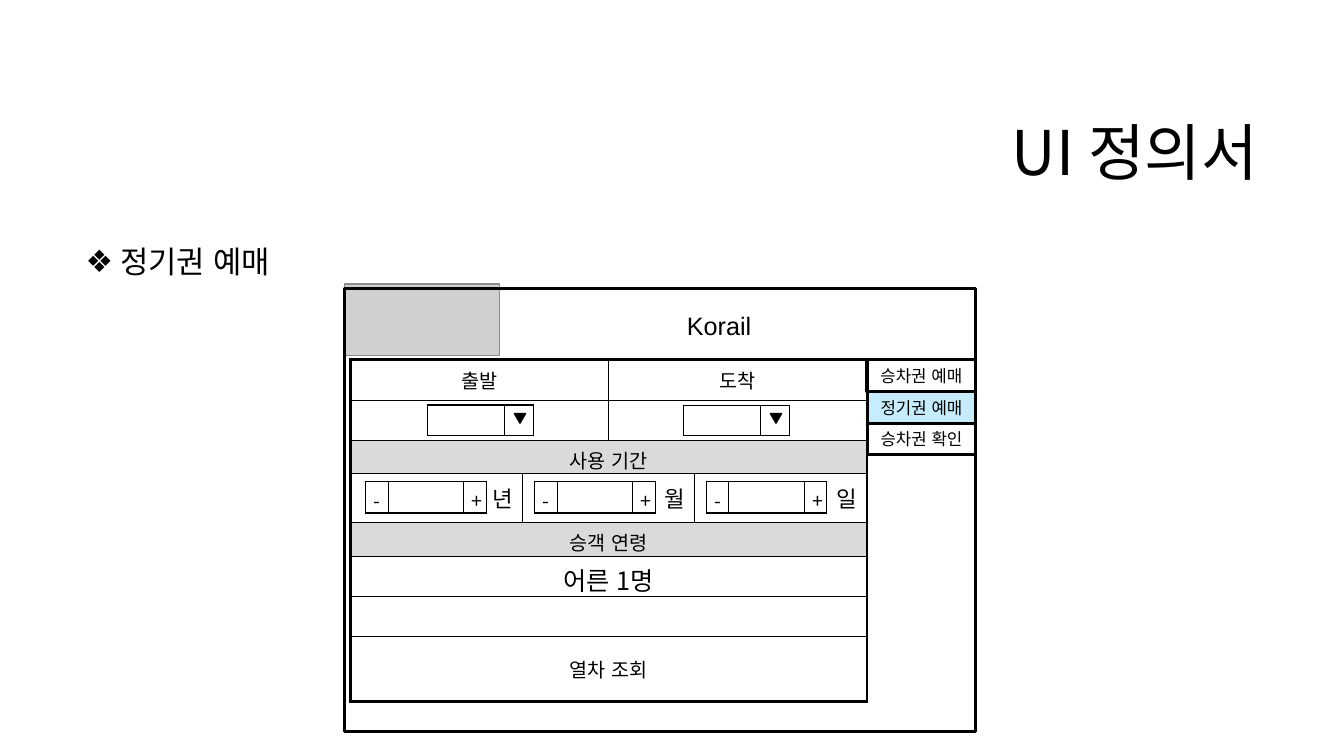
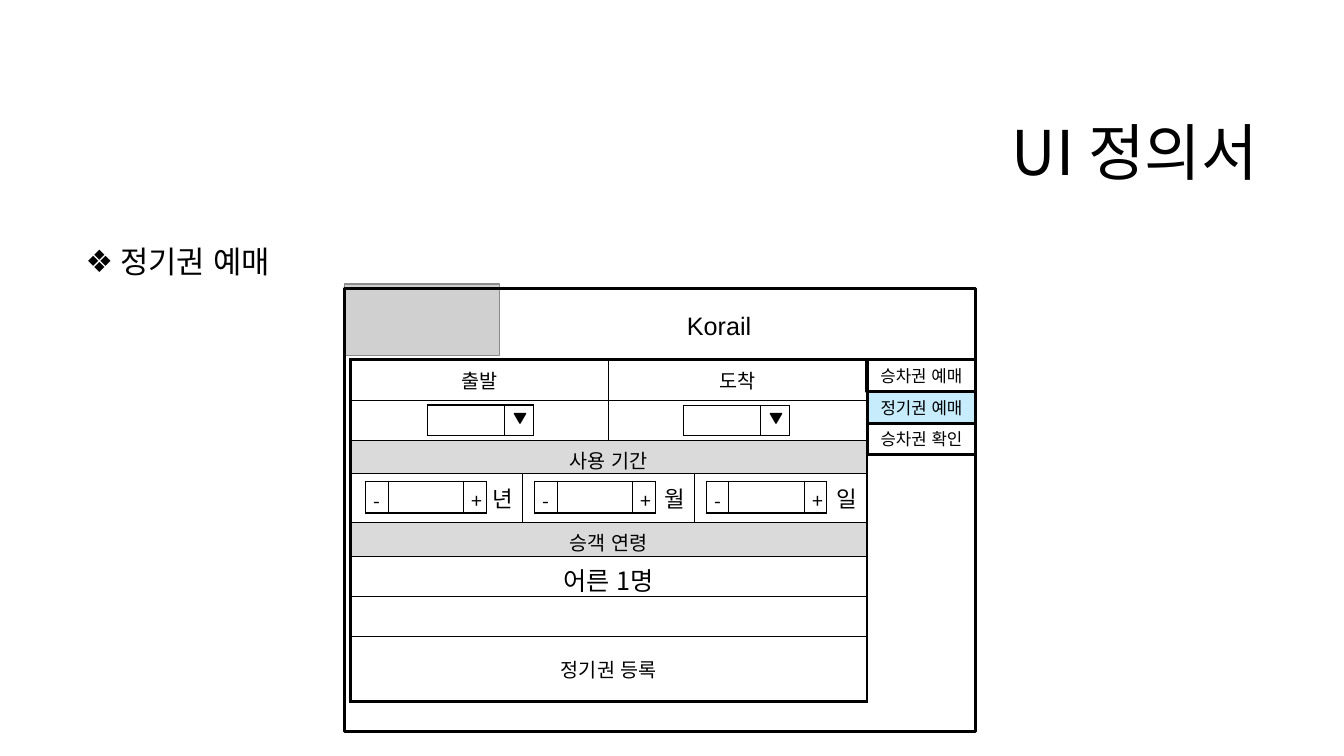
Before and after one commit to eeeeyeot/JAVATrainTicketing, a slide deck: slide 14 of 작업한 내용/기차 예매 프로그램(기획).pptx. Drawn at 1344x756 pixels with LibreOffice and Linux fonts; fonts in the diff are those of the drawing; grey boxes stand for pictures; background and template pictures are left out. Boxes give left, top, right and bottom in pixels: in the first picture for what was removed or moved away, otherwise in the second. Text is boxed around its words. In the diff, an @@ line names an element or a change of style, - is before the commit and + after.

```diff
--- a/작업한 내용/기차 예매 프로그램(기획).pptx
+++ b/작업한 내용/기차 예매 프로그램(기획).pptx
@@ table at [351,360,867,729] @@
-row 8, column 1: 열차 조회
+row 8, column 1: 정기권 등록
```
Also in this commit, not shown: 1 other slide changed, 12 other files.
